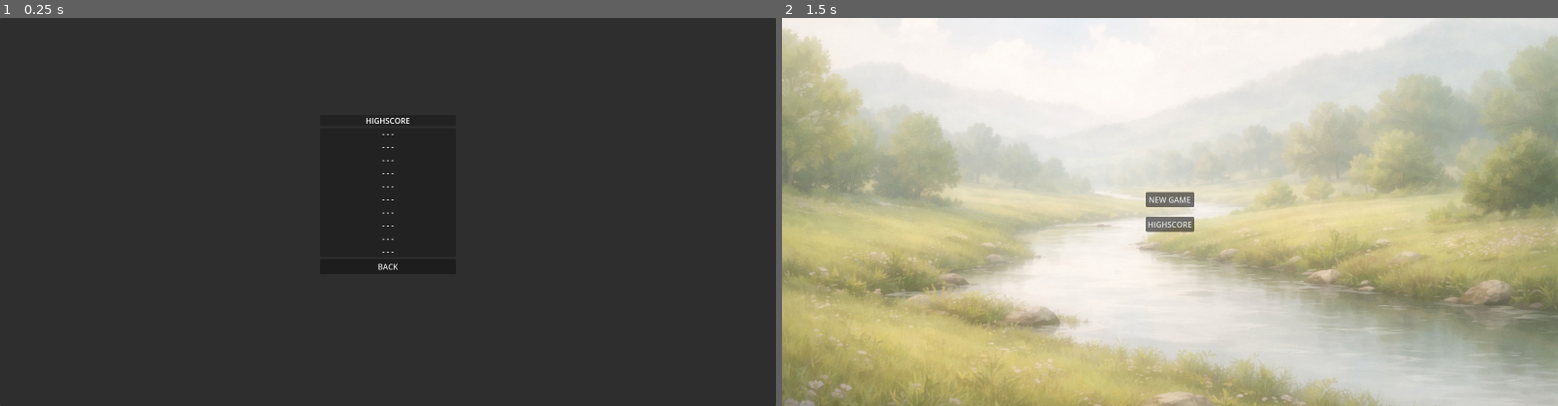
Above: before the commit, frames 1-2 (left to right).
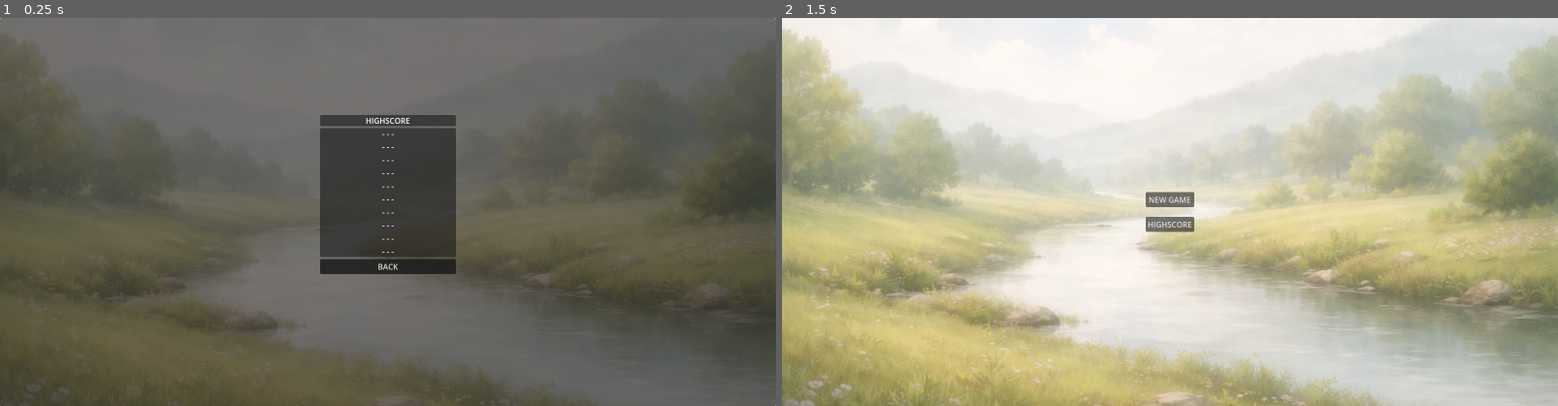
Above: after the commit, the same moments.

Repository: Indept-Studios/Don-t-Crash-The-Market
Game: Godot game, scene res://scenes/highscore.tscn
The game is run twice, just before and just after one commit, with the same random seed, the same clock (stepped at 60 frames per second) and the same inputs. This scene is started directly instead of the project's main scene.
Inputs (mouse positions are in pixels of both pictures, inside the frame that each line leads up to):
- Up to frame 1 (0.25 s): no input
- Up to frame 2 (1.5 s): tap Enter at 0.5 s; move the mouse to (1340, 192) at 0.52 s; click (1340, 192) at 0.67 s; click "BACK" at 1.25 s

The runs differ from the first frame. In frame 1, 92% of the frame differs, in the area x 0-100%, y 0-100%; in frame 2, nothing differs.
Error in both runs: Invalid call. Nonexistent function 'load_highscores' in base 'Nil'. (res://scripts/highscore_menu.gd:9)

Commit message:
FEAT: add background to highscore scene

Diff:
--- a/scenes/highscore.tscn
+++ b/scenes/highscore.tscn
@@ -1,6 +1,7 @@
 [gd_scene format=3 uid="uid://db2d5ayqokech"]
 
 [ext_resource type="Script" uid="uid://dcsr3wyer61yb" path="res://scripts/highscore_menu.gd" id="1_tnxs0"]
+[ext_resource type="Texture2D" uid="uid://dw0kjnyym1gdl" path="res://assets/art/Background.png" id="2_m4g86"]
 
 [node name="Highscore" type="Control" unique_id=1776948907]
 layout_mode = 3
@@ -10,6 +11,15 @@
 grow_horizontal = 2
 grow_vertical = 2
 script = ExtResource("1_tnxs0")
+
+[node name="TextureRect" type="TextureRect" parent="." unique_id=529388592]
+layout_mode = 1
+anchors_preset = 15
+anchor_right = 1.0
+anchor_bottom = 1.0
+grow_horizontal = 2
+grow_vertical = 2
+texture = ExtResource("2_m4g86")
 
 [node name="Panel" type="Panel" parent="." unique_id=1787522699]
 layout_mode = 1
